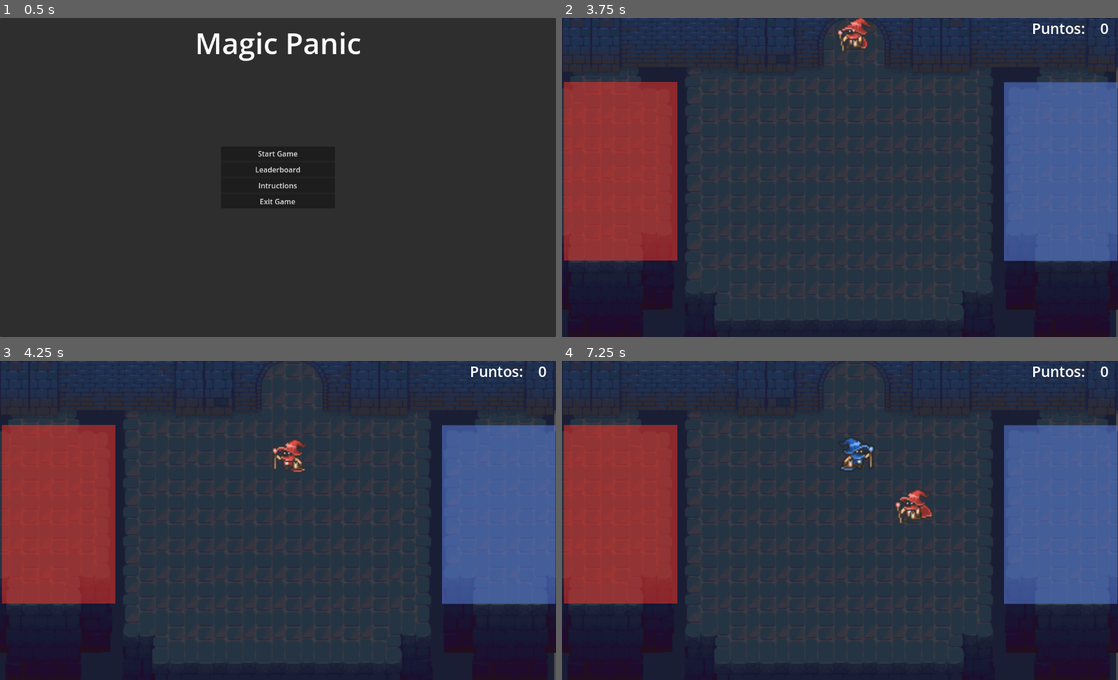
Above: before the commit, frames 1-4 (two rows, left to right).
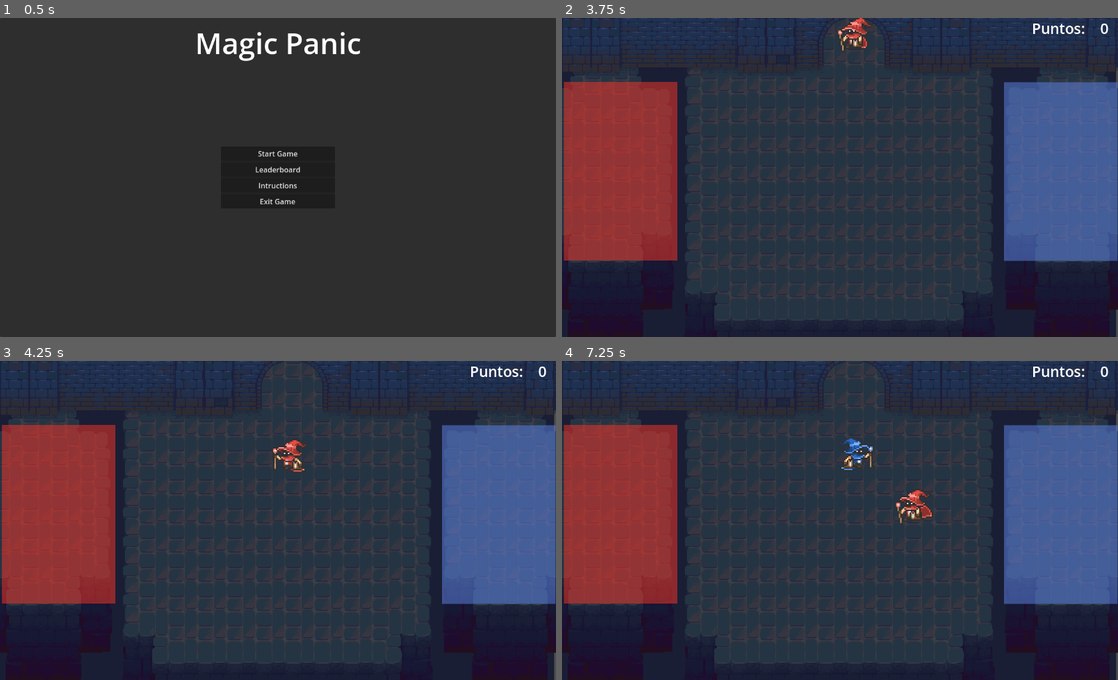
Above: after the commit, the same moments.

Repository: psaelices/MagicPanicTFG
Game: Godot game, scene res://Scenes/Menus/main_menu.tscn
Two runs of this game, one before a commit and one after it. Both use one fixed random seed, a clock stepped at 60 frames per second and the inputs below.
Inputs (mouse positions are in pixels of both pictures, inside the frame that each line leads up to):
- Up to frame 1 (0.5 s): no input
- Up to frame 2 (3.75 s): click "Start Game" at 0.5 s; tap Enter at 1.25, 2.75 s; move the mouse to (962, 161) at 1.27 s; click (962, 161) at 1.42 s; tap Space at 2, 3.5 s; move the mouse to (728, 193) at 2.02 s; click (728, 193) at 2.17 s; move the mouse to (895, 107) at 2.77 s; click (895, 107) at 2.92 s; move the mouse to (812, 241) at 3.52 s; click (812, 241) at 3.67 s
- Up to frame 3 (4.25 s): no input
- Up to frame 4 (7.25 s): move the mouse to (851, 459) at 4.27 s; click (851, 459) at 4.42 s; move the mouse to (673, 472) at 5.02 s; click (673, 472) at 5.17 s; move the mouse to (867, 520) at 5.77 s; click (867, 520) at 5.92 s; move the mouse to (756, 440) at 6.52 s; click (756, 440) at 6.67 s

Frame 1 is identical in both runs. In frame 2, 0.1% of the frame differs, in the area x 49-56%, y 0-11%; in frame 3, 0.1%; in frame 4, 0.3%, in the area x 50-67%, y 24-50%.

Commit message:
music menu added, game music added, pixel art sprites improved

Diff:
--- a/Scenes/Game/game.tscn
+++ b/Scenes/Game/game.tscn
@@ -7,6 +7,7 @@
 [ext_resource type="PackedScene" uid="uid://c6goqr4g2vvhh" path="res://Scenes/Game/drop_zone.tscn" id="4_i1e5p"]
 [ext_resource type="Script" uid="uid://yrp4rrw7tn7b" path="res://Scripts/Game/ui.gd" id="5_ciybh"]
 [ext_resource type="PackedScene" uid="uid://dskxqqcfxuul6" path="res://Scenes/Game/modal.tscn" id="6_flgk0"]
+[ext_resource type="AudioStream" uid="uid://c82nf714jhehv" path="res://Assets/music/while_playing.wav" id="8_xfil1"]
 
 [sub_resource type="RectangleShape2D" id="RectangleShape2D_qxfds"]
 size = Vector2(1252.5, 20)
@@ -128,4 +129,8 @@
 [node name="Modal" parent="UI" instance=ExtResource("6_flgk0")]
 visible = false
 
+[node name="AudioStreamPlayer" type="AudioStreamPlayer" parent="."]
+stream = ExtResource("8_xfil1")
+autoplay = true
+
 [connection signal="timeout" from="MageSpawnTime" to="." method="_on_mage_spawn_time_timeout"]
--- a/Scenes/Menus/main_menu.tscn
+++ b/Scenes/Menus/main_menu.tscn
@@ -1,7 +1,8 @@
-[gd_scene load_steps=3 format=3 uid="uid://dhp4dk5sro5li"]
+[gd_scene load_steps=4 format=3 uid="uid://dhp4dk5sro5li"]
 
 [ext_resource type="Script" uid="uid://0qcx4dlwo6y1" path="res://Scripts/Menus/main_menu.gd" id="1_38aua"]
 [ext_resource type="PackedScene" uid="uid://dxuiqckvc5f4c" path="res://Scenes/Menus/Common/screen_change_btn.tscn" id="2_pha2q"]
+[ext_resource type="AudioStream" uid="uid://bvljapux6jg0k" path="res://Assets/music/menu_music.wav" id="3_penys"]
 
 [node name="Main Menu" type="Control"]
 layout_mode = 3
@@ -65,4 +66,8 @@
 text = "Magic Panic"
 horizontal_alignment = 1
 
+[node name="AudioStreamPlayer" type="AudioStreamPlayer" parent="."]
+stream = ExtResource("3_penys")
+autoplay = true
+
 [connection signal="pressed" from="PanelContainer2/MarginContainer/PanelContainer/VBoxContainer/ExitGameBtn" to="." method="_on_exit_game_btn_pressed"]
--- a/project.godot
+++ b/project.godot
@@ -36,3 +36,7 @@
 
 2d_physics/layer_1="Mago"
 2d_physics/layer_2="Wall"
+
+[rendering]
+
+textures/canvas_textures/default_texture_filter=0
Not shown: 1 places in Scenes/Game/game.tscn that only renumber resources
